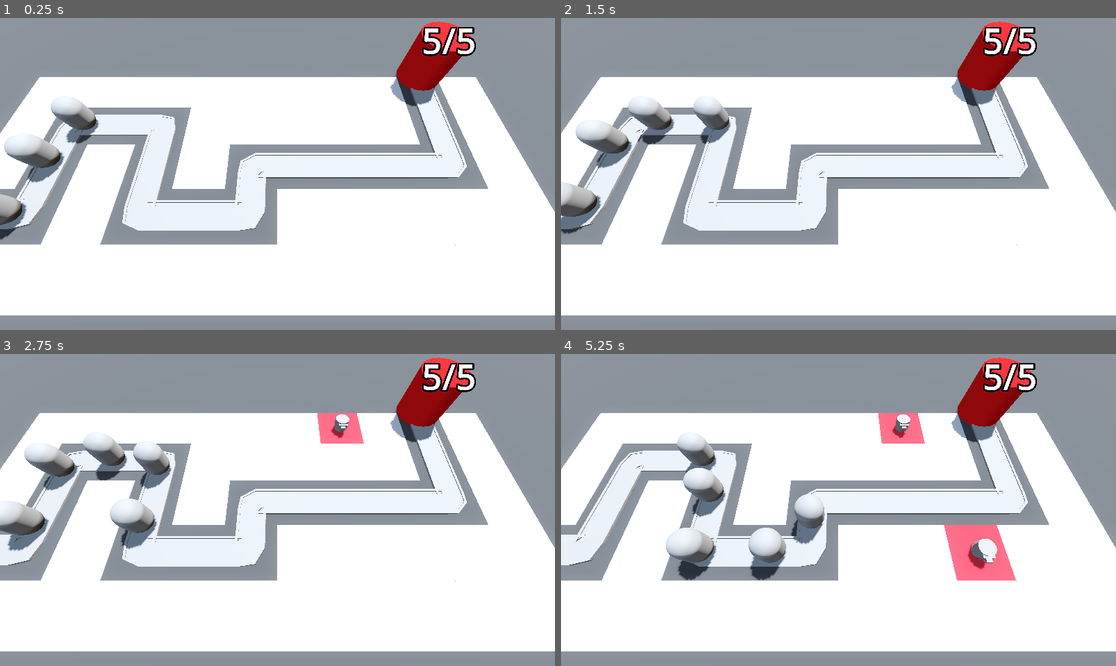
Above: before the commit, frames 1-4 (two rows, left to right).
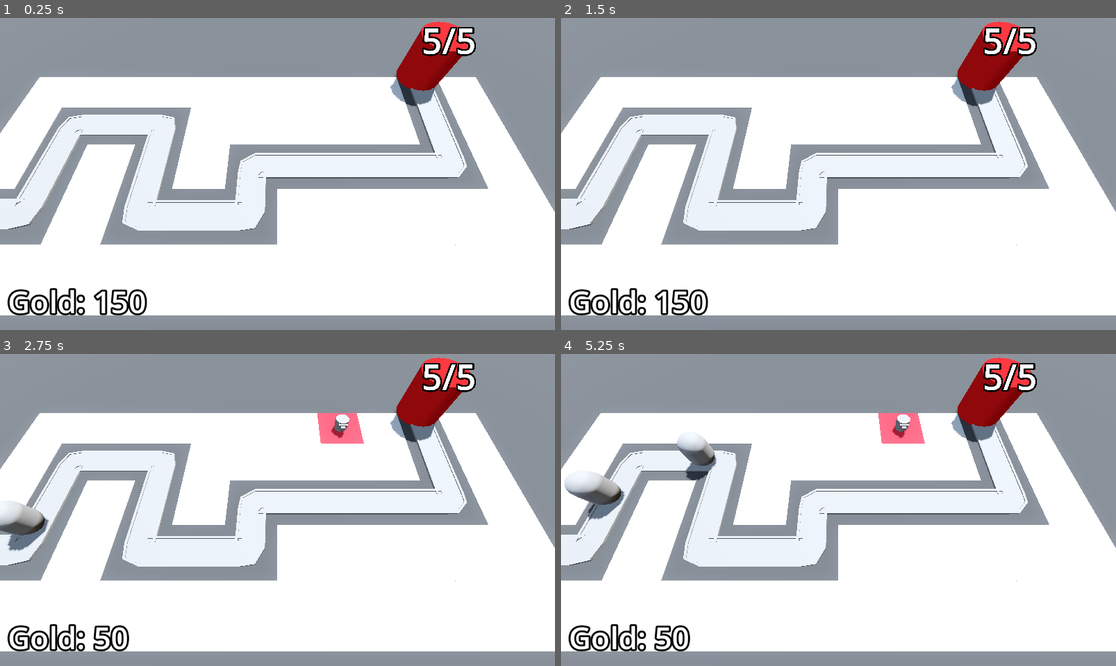
Above: after the commit, the same moments.

Repository: ecnivs/arcade
Game: Godot game, scene res://BaseLevel.tscn
Two runs of this game, one before a commit and one after it. Both use one fixed random seed, a clock stepped at 60 frames per second and the inputs below.
Inputs (mouse positions are in pixels of both pictures, inside the frame that each line leads up to):
- Up to frame 1 (0.25 s): no input
- Up to frame 2 (1.5 s): move the mouse to (960, 158) at 0.52 s; press the mouse at (960, 158) at 0.53 s; move the mouse to (727, 189) at 1.27 s; release the mouse at (727, 189) at 1.28 s; click (727, 189) at 1.35 s
- Up to frame 3 (2.75 s): move the mouse to (333, 441) at 2.02 s; press the mouse at (333, 441) at 2.03 s
- Up to frame 4 (5.25 s): move the mouse to (810, 572) at 2.77 s; release the mouse at (810, 572) at 2.78 s; click (810, 572) at 2.85 s; move the mouse to (1005, 556) at 3.52 s; press the mouse at (1005, 556) at 3.53 s; move the mouse to (672, 463) at 4.27 s; release the mouse at (672, 463) at 4.28 s; click (672, 463) at 4.35 s; move the mouse to (866, 510) at 5.02 s; press the mouse at (866, 510) at 5.03 s

The runs differ from the first frame. In frame 1, 3.0% of the frame differs, in the area x 0-27%, y 26-96%; in frame 2, 3.9%; in frame 3, 3.7%; in frame 4, 6.3%, in the area x 0-82%, y 36-96%.

Commit message:
add reward and cost system

Diff:
--- a/tower-defense/BaseLevel.tscn
+++ b/tower-defense/BaseLevel.tscn
@@ -1,11 +1,13 @@
-[gd_scene load_steps=12 format=3 uid="uid://csdm82b6qqccq"]
+[gd_scene load_steps=15 format=3 uid="uid://csdm82b6qqccq"]
 
 [ext_resource type="PackedScene" uid="uid://t2frre6d2dbe" path="res://RayPickerCamera/ray_picker_camera.tscn" id="1_knq2t"]
 [ext_resource type="MeshLibrary" uid="uid://dtog2xtfhg1nv" path="res://MeshLibraries/SpaceLibrary.tres" id="1_lvb7b"]
 [ext_resource type="PackedScene" uid="uid://ge02hbvjsil4" path="res://Enemy/enemy.tscn" id="2_5x8ra"]
+[ext_resource type="Script" uid="uid://ddddgeibxbsr3" path="res://enemy_path.gd" id="3_epnn3"]
 [ext_resource type="PackedScene" uid="uid://ymkwd7n3n51" path="res://Base/base.tscn" id="3_o2j4u"]
 [ext_resource type="Script" uid="uid://m6c7edhi1037" path="res://turret_manager.gd" id="5_cwwxe"]
 [ext_resource type="PackedScene" uid="uid://0vgchql5q7ct" path="res://Turret/turret.tscn" id="6_ufkdr"]
+[ext_resource type="Script" uid="uid://cmheh80ad3q0e" path="res://bank.gd" id="8_tv3th"]
 
 [sub_resource type="ProceduralSkyMaterial" id="ProceduralSkyMaterial_dq0bh"]
 sky_horizon_color = Color(0.66224277, 0.6717428, 0.6867428, 1)
@@ -29,6 +31,11 @@
 "tilts": PackedFloat32Array(0, 0, 0, 0, 0, 0, 0, 0, 0)
 }
 point_count = 9
+
+[sub_resource type="LabelSettings" id="LabelSettings_epnn3"]
+font_size = 64
+outline_size = 16
+outline_color = Color(0, 0, 0, 1)
 
 [node name="BaseLevel" type="Node3D"]
 
@@ -57,10 +64,12 @@
 "cells": PackedInt32Array(65535, 2, 0, 65530, 65535, 0, 4, 65535, 0, 65530, 65534, 0, 65531, 65534, 0, 65532, 65534, 0, …(392 unchanged characters)…
 }
 
-[node name="Path3D" type="Path3D" parent="."]
+[node name="EnemyPath" type="Path3D" parent="."]
 curve = SubResource("Curve3D_lvb7b")
+script = ExtResource("3_epnn3")
+enemy_scene = ExtResource("2_5x8ra")
 
-[node name="Road" type="CSGPolygon3D" parent="Path3D"]
+[node name="Road" type="CSGPolygon3D" parent="EnemyPath"]
 polygon = PackedVector2Array(-1, 0, -1, 0.1, 1, 0.1, 1, 0)
 mode = 2
 path_node = NodePath("..")
@@ -74,7 +83,7 @@
 path_u_distance = 1.0
 path_joined = false
 
-[node name="LeftEdge" type="CSGPolygon3D" parent="Path3D"]
+[node name="LeftEdge" type="CSGPolygon3D" parent="EnemyPath"]
 polygon = PackedVector2Array(-1.1, 0, -1.1, 0.15, -0.9, 0.15, -0.9, 0)
 mode = 2
 path_node = NodePath("..")
@@ -88,7 +97,7 @@
 path_u_distance = 1.0
 path_joined = false
 
-[node name="RightEdge" type="CSGPolygon3D" parent="Path3D"]
+[node name="RightEdge" type="CSGPolygon3D" parent="EnemyPath"]
 polygon = PackedVector2Array(0.9, 0, 0.9, 0.15, 1.1, 0.15, 1.1, 0)
 mode = 2
 path_node = NodePath("..")
@@ -102,24 +111,12 @@
 path_u_distance = 1.0
 path_joined = false
 
-[node name="Enemy" parent="Path3D" instance=ExtResource("2_5x8ra")]
+[node name="Enemy" parent="EnemyPath" instance=ExtResource("2_5x8ra")]
 transform = Transform3D(-4.371139e-08, 0, -1, 0, 1, 0, 1, 0, -4.371139e-08, -30.105476, 0, 5.9164486)
 
-[node name="Enemy5" parent="Path3D" instance=ExtResource("2_5x8ra")]
-transform = Transform3D(-4.371139e-08, 0, -1, 0, 1, 0, 1, 0, -4.371139e-08, -17.835436, 0, -2)
-progress = 20.0
-
-[node name="Enemy4" parent="Path3D" instance=ExtResource("2_5x8ra")]
-transform = Transform3D(0.9997058, 0, -0.02425621, 0, 1, 0, 0.02425621, 0, 0.9997058, -18.117214, 0, 2.8309188)
-progress = 15.0
-
-[node name="Enemy3" parent="Path3D" instance=ExtResource("2_5x8ra")]
-transform = Transform3D(-4.371139e-08, 0, -1, 0, 1, 0, 1, 0, -4.371139e-08, -20.105207, 0, 5.9164486)
-progress = 10.0
-
-[node name="Enemy2" parent="Path3D" instance=ExtResource("2_5x8ra")]
-transform = Transform3D(-4.371139e-08, 0, -1, 0, 1, 0, 1, 0, -4.371139e-08, -25.105501, 0, 5.916448)
-progress = 5.0
+[node name="Timer" type="Timer" parent="EnemyPath"]
+wait_time = 2.0
+autostart = true
 
 [node name="Base" parent="." instance=ExtResource("3_o2j4u")]
 transform = Transform3D(1, 0, 0, 0, 1, 0, 0, 0, 1, 14.087, 0, -8.1)
@@ -127,4 +124,26 @@
 [node name="TurretManager" type="Node3D" parent="." node_paths=PackedStringArray("enemy_path")]
 script = ExtResource("5_cwwxe")
 turret = ExtResource("6_ufkdr")
-enemy_path = NodePath("../Path3D")
+enemy_path = NodePath("../EnemyPath")
+
+[node name="Bank" type="MarginContainer" parent="." groups=["bank"]]
+anchors_preset = 15
+anchor_right = 1.0
+anchor_bottom = 1.0
+grow_horizontal = 2
+grow_vertical = 2
+mouse_filter = 2
+theme_override_constants/margin_left = 16
+theme_override_constants/margin_top = 16
+theme_override_constants/margin_right = 16
+theme_override_constants/margin_bottom = 16
+script = ExtResource("8_tv3th")
+
+[node name="Label" type="Label" parent="Bank"]
+layout_mode = 2
+size_flags_horizontal = 0
+size_flags_vertical = 8
+text = "Placeholder"
+label_settings = SubResource("LabelSettings_epnn3")
+
+[connection signal="timeout" from="EnemyPath/Timer" to="EnemyPath" method="spawn_enemy"]
--- a/tower-defense/Enemy/enemy.gd
+++ b/tower-defense/Enemy/enemy.gd
@@ -1,14 +1,20 @@
 extends PathFollow3D
 
+@export var reward := 25
 @export var speed: float = 5
 @export var max_health: int = 5
+
+@onready var bank = get_tree().get_first_node_in_group("bank")
 @onready var base = get_tree().get_first_node_in_group("base")
+@onready var animation_player: AnimationPlayer = $AnimationPlayer
 
 var current_health: int:
 	set(health_in):
+		if health_in < current_health:
+			animation_player.play("TakeDamage")
 		current_health = health_in
-
 		if current_health < 1:
+			bank.gold += reward
 			queue_free()
 
 func _ready() -> void:
--- a/tower-defense/Enemy/enemy.tscn
+++ b/tower-defense/Enemy/enemy.tscn
@@ -6,9 +6,50 @@
 radius = 1.0
 height = 3.0
 
+[sub_resource type="StandardMaterial3D" id="StandardMaterial3D_2pb1h"]
+no_depth_test = true
+shading_mode = 0
+
 [sub_resource type="CapsuleShape3D" id="CapsuleShape3D_2pb1h"]
 radius = 1.0
 height = 3.0
+
+[sub_resource type="Animation" id="Animation_2pb1h"]
+resource_name = "TakeDamage"
+length = 0.1
+tracks/0/type = "value"
+tracks/0/imported = false
+tracks/0/enabled = true
+tracks/0/path = NodePath("DamageHighlight:visible")
+tracks/0/interp = 1
+tracks/0/loop_wrap = true
+tracks/0/keys = {
+"times": PackedFloat32Array(0, 0.1),
+"transitions": PackedFloat32Array(1, 1),
+"update": 1,
+"values": [true, false]
+}
+
+[sub_resource type="Animation" id="Animation_px1sc"]
+length = 0.001
+tracks/0/type = "value"
+tracks/0/imported = false
+tracks/0/enabled = true
+tracks/0/path = NodePath("DamageHighlight:visible")
+tracks/0/interp = 1
+tracks/0/loop_wrap = true
+tracks/0/keys = {
+"times": PackedFloat32Array(0),
+"transitions": PackedFloat32Array(1),
+"update": 1,
+"values": [false]
+}
+
+[sub_resource type="AnimationLibrary" id="AnimationLibrary_am0pq"]
+_data = {
+&"RESET": SubResource("Animation_px1sc"),
+&"TakeDamage": SubResource("Animation_2pb1h")
+}
 
 [node name="Enemy" type="PathFollow3D"]
 transform = Transform3D(-4.371139e-08, 0, -1, 0, 1, 0, 1, 0, -4.371139e-08, 0, 0, 0)
@@ -19,8 +60,19 @@
 transform = Transform3D(1, 0, 0, 0, 1, 0, 0, 0, 1, 0, 1.5, 0)
 mesh = SubResource("CapsuleMesh_xjnqo")
 
+[node name="DamageHighlight" type="MeshInstance3D" parent="."]
+transform = Transform3D(1, 0, 0, 0, 1, 0, 0, 0, 1, 0, 1.5, 0)
+visible = false
+material_override = SubResource("StandardMaterial3D_2pb1h")
+mesh = SubResource("CapsuleMesh_xjnqo")
+
 [node name="EnemyArea3D" type="Area3D" parent="." groups=["enemy_area"]]
 
 [node name="CollisionShape3D" type="CollisionShape3D" parent="EnemyArea3D"]
 transform = Transform3D(1, 0, 0, 0, 1, 0, 0, 0, 1, 0, 1.5, 0)
 shape = SubResource("CapsuleShape3D_2pb1h")
+
+[node name="AnimationPlayer" type="AnimationPlayer" parent="."]
+libraries = {
+&"": SubResource("AnimationLibrary_am0pq")
+}
--- a/tower-defense/RayPickerCamera/ray_picker_camera.gd
+++ b/tower-defense/RayPickerCamera/ray_picker_camera.gd
@@ -2,14 +2,17 @@
 
 @export var gridmap: GridMap
 @export var turret_manager: Node3D
+@export var turret_cost := 100
+
 @onready var ray_cast_3d: RayCast3D = $RayCast3D
+@onready var bank = get_tree().get_first_node_in_group("bank")
 
 func _process(_delta: float) -> void:
 	var mouse_position: Vector2 = get_viewport().get_mouse_position()
 	ray_cast_3d.target_position = project_local_ray_normal(mouse_position) * 100.0
 	ray_cast_3d.force_raycast_update()
 
-	if ray_cast_3d.is_colliding():
+	if ray_cast_3d.is_colliding() and bank.gold >= turret_cost:
 		var collider = ray_cast_3d.get_collider()
 		if collider is GridMap:
 			var collision_point = ray_cast_3d.get_collision_point()
@@ -25,5 +28,6 @@
 					gridmap.set_cell_item(cell, 1)
 					var tile_position = gridmap.map_to_local(cell)
 					turret_manager.build_turret(tile_position)
+					bank.gold -= turret_cost
 	else:
 		Input.set_default_cursor_shape(Input.CURSOR_ARROW)
--- a/tower-defense/Turret/turret.gd
+++ b/tower-defense/Turret/turret.gd
@@ -5,6 +5,7 @@
 var enemy_path: Path3D
 var target: PathFollow3D
 
+@onready var animation_player: AnimationPlayer = $AnimationPlayer
 @onready var turret_top: MeshInstance3D = $TurretBase/TurretTop
 
 func _physics_process(_delta: float) -> void:
@@ -18,6 +19,7 @@
 		add_child(shot)
 		shot.global_position = turret_top.global_position
 		shot.direction = global_transform.basis.z
+		animation_player.play("fire")
 
 func find_best_target() -> PathFollow3D:
 	var best_target = null
--- a/tower-defense/Turret/turret.tscn
+++ b/tower-defense/Turret/turret.tscn
@@ -16,6 +16,43 @@
 
 [sub_resource type="BoxMesh" id="BoxMesh_5kpma"]
 size = Vector3(0.4, 0.2, 0.5)
+
+[sub_resource type="Animation" id="Animation_djkev"]
+resource_name = "fire"
+length = 0.3
+tracks/0/type = "value"
+tracks/0/imported = false
+tracks/0/enabled = true
+tracks/0/path = NodePath("TurretBase/TurretTop:position")
+tracks/0/interp = 1
+tracks/0/loop_wrap = true
+tracks/0/keys = {
+"times": PackedFloat32Array(0, 0.3),
+"transitions": PackedFloat32Array(1, 1),
+"update": 0,
+"values": [Vector3(0, 0.3, -0.6), Vector3(0, 0.3, 0)]
+}
+
+[sub_resource type="Animation" id="Animation_ttsi1"]
+length = 0.001
+tracks/0/type = "value"
+tracks/0/imported = false
+tracks/0/enabled = true
+tracks/0/path = NodePath("TurretBase/TurretTop:position")
+tracks/0/interp = 1
+tracks/0/loop_wrap = true
+tracks/0/keys = {
+"times": PackedFloat32Array(0),
+"transitions": PackedFloat32Array(1),
+"update": 0,
+"values": [Vector3(0, 0.3, 0)]
+}
+
+[sub_resource type="AnimationLibrary" id="AnimationLibrary_r754r"]
+_data = {
+&"RESET": SubResource("Animation_ttsi1"),
+&"fire": SubResource("Animation_djkev")
+}
 
 [node name="Turret" type="Node3D"]
 script = ExtResource("1_djkev")
@@ -40,4 +77,9 @@
 [node name="Timer" type="Timer" parent="."]
 autostart = true
 
+[node name="AnimationPlayer" type="AnimationPlayer" parent="."]
+libraries = {
+&"": SubResource("AnimationLibrary_r754r")
+}
+
 [connection signal="timeout" from="Timer" to="." method="_on_timer_timeout"]
--- /dev/null
+++ b/tower-defense/bank.gd
@@ -0,0 +1,12 @@
+extends MarginContainer
+
+@export var starting_gold := 150
+@onready var label: Label = $Label
+
+var gold: int:
+	set(gold_in):
+		gold = max(gold_in, 0)
+		label.text = "Gold: " + str(gold)
+
+func _ready() -> void:
+	gold = starting_gold
--- /dev/null
+++ b/tower-defense/enemy_path.gd
@@ -0,0 +1,7 @@
+extends Path3D
+
+@export var enemy_scene: PackedScene
+
+func spawn_enemy() -> void:
+	var new_enemy = enemy_scene.instantiate()
+	add_child(new_enemy)
--- a/tower-defense/project.godot
+++ b/tower-defense/project.godot
@@ -19,6 +19,7 @@
 
 base=""
 enemy_area=""
+bank=""
 
 [input]
 
Not shown: 1 places in tower-defense/Enemy/enemy.tscn that only renumber resources
Not shown: 1 places in tower-defense/Turret/turret.tscn that only renumber resources
Not shown, added: tower-defense/bank.gd.uid
Not shown, added: tower-defense/enemy_path.gd.uid
